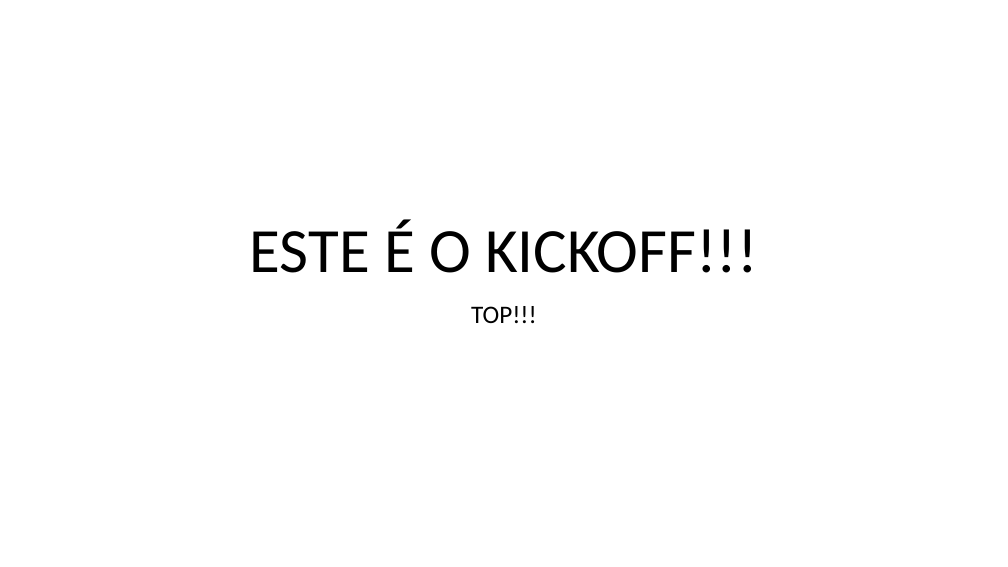
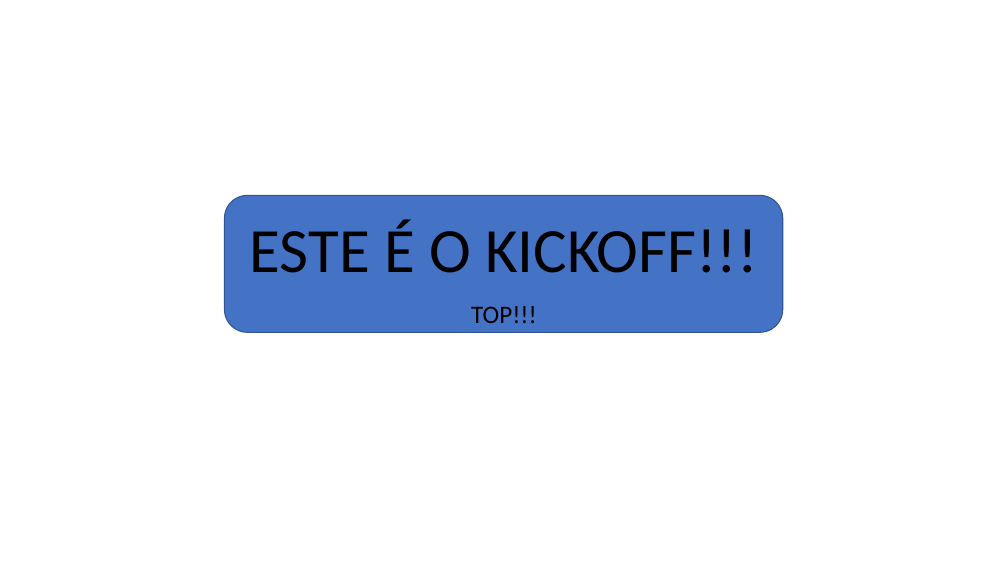
Before and after one commit to PauloLuchini/2TDSPF-exemploGIT-2024, a slide deck: slide 1 of PastaDocumentos/Kickoff.pptx. Drawn at 1008x567 pixels with LibreOffice and Linux fonts; fonts in the diff are those of the drawing. Boxes give left, top, right and bottom in pixels: in the first picture for what was removed or moved away, otherwise in the second. Text is boxed around its words. In the diff, an @@ line names an element or a change of style, - is before the commit and + after.

Commit message:
Versao 2 do kickoff com fundo azul

```diff
--- a/PastaDocumentos/Kickoff.pptx
+++ b/PastaDocumentos/Kickoff.pptx
@@ rounded rectangle added at [225, 195, 783, 332], fill #4472C4, outline #325491 1 pt @@
```
